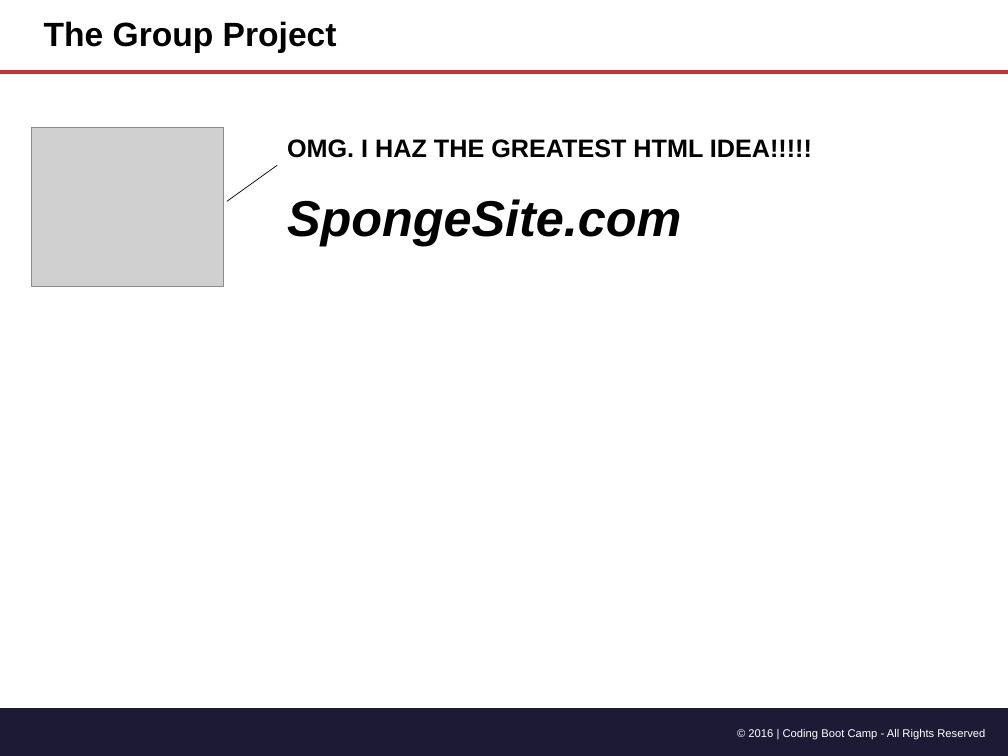
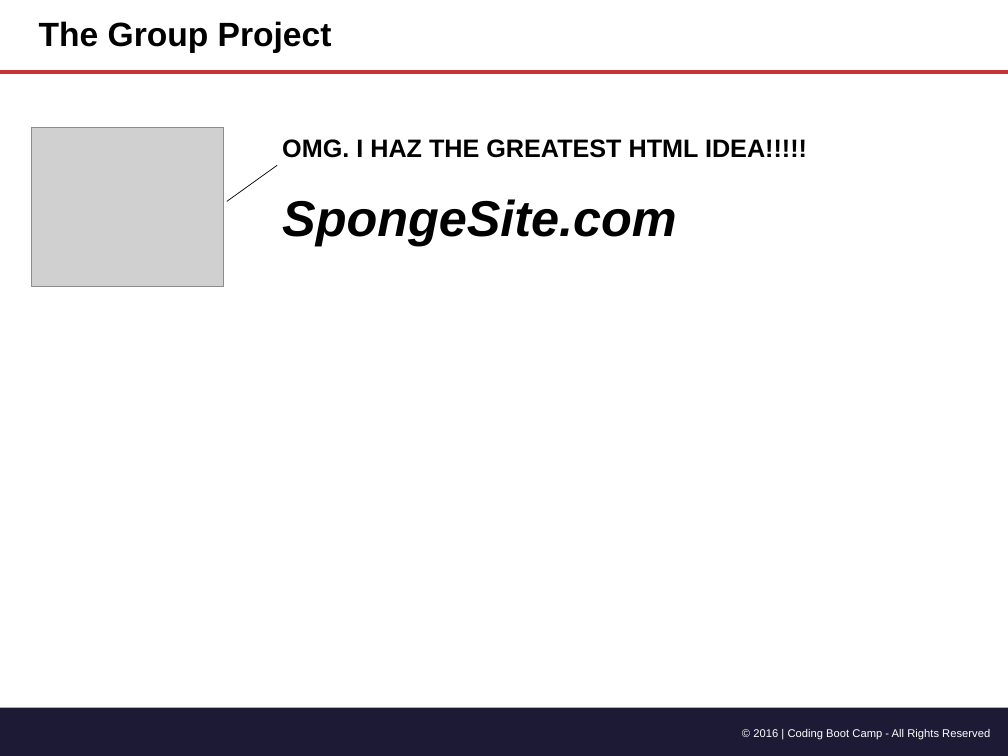
Before and after one commit to andwele/sequelizedBurger, a slide deck: slide 11 of 01-html-css-three-days/1-Class-Content/1.2/Slide-Shows/Gitn_Pro_HTML_CSS.pptx. Drawn at 1008x756 pixels with LibreOffice and Linux fonts; fonts in the diff are those of the drawing; grey boxes stand for pictures. Boxes give left, top, right and bottom in pixels: in the first picture for what was removed or moved away, otherwise in the second. Text is boxed around its words. In the diff, an @@ line names an element or a change of style, - is before the commit and + after.

```diff
--- a/01-html-css-three-days/1-Class-Content/1.2/Slide-Shows/Gitn_Pro_HTML_CSS.pptx
+++ b/01-html-css-three-days/1-Class-Content/1.2/Slide-Shows/Gitn_Pro_HTML_CSS.pptx
@@ title "The Group Project": place and size @@
-title "The Group Project" at <box>44,21,337,53</box>
+title "The Group Project" at <box>39,21,332,53</box>
@@ text "OMG. I HAZ THE GREATEST ...": place and size @@
-text "OMG. I HAZ THE GREATEST ..." at <box>287,139,812,158</box>
+text "OMG. I HAZ THE GREATEST ..." at <box>282,139,807,158</box>
@@ text "SpongeSite.com": place and size @@
-text "SpongeSite.com" at <box>287,199,681,246</box>
+text "SpongeSite.com" at <box>282,199,676,246</box>
@@ text "© 2016 | Coding Boot ...": place and size @@
-text "© 2016 | Coding Boot ..." at <box>748,729,985,739</box>
+text "© 2016 | Coding Boot ..." at <box>753,729,990,739</box>
```
Also in this commit, not shown: 54 other slides changed.
